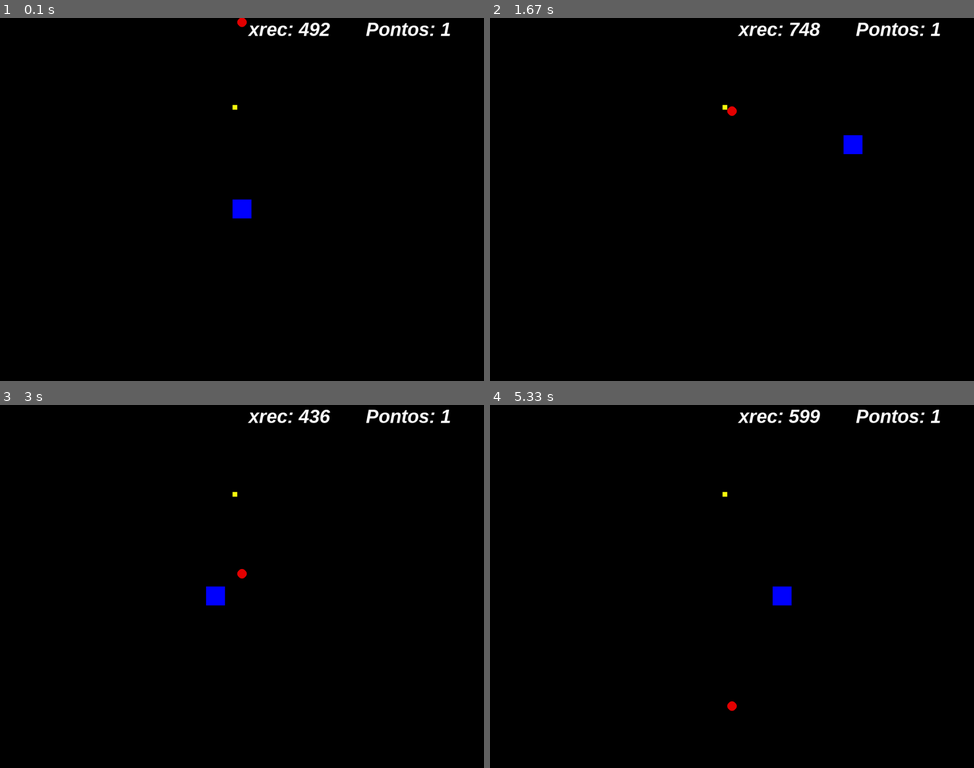
Above: before the commit, frames 1-4 (two rows, left to right).
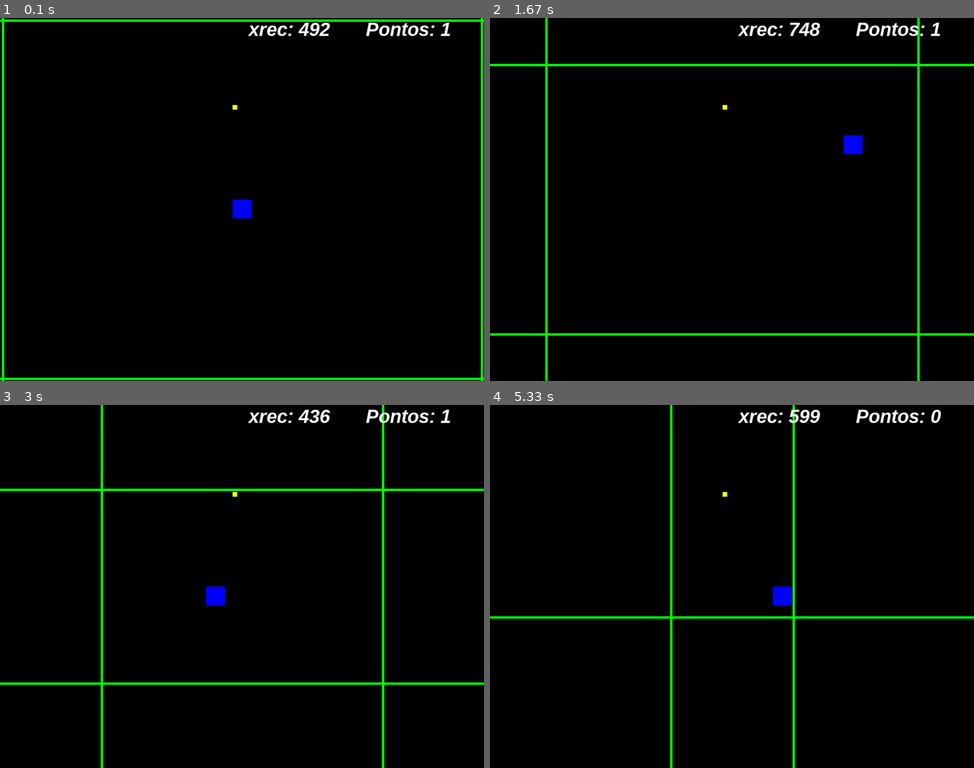
Above: after the commit, the same moments.

Repository: lucastoll/DodgeSquare-Pygame
Game: pygame game, started from DodgeSquare.py
The game is run twice, just before and just after one commit, with the same random seed, the same clock (stepped at 60 frames per second) and the same inputs.
Inputs:
- Up to frame 1 (0.1 s): no input
- Up to frame 2 (1.67 s): hold Right 0.33-0.8 s; hold Up 0.83-1.13 s; hold W 0.83-1.13 s; hold Right 1.17-1.63 s; hold D 1.17-1.63 s
- Up to frame 3 (3 s): hold Left 1.67-2.2 s; hold A 1.67-2.2 s; hold Down 2.23-2.53 s; hold S 2.23-2.53 s; hold Left 2.57-2.97 s; hold A 2.57-2.97 s
- Up to frame 4 (5.33 s): hold Up 3-3.37 s; hold W 3-3.37 s; hold Right 3.4-4.03 s; hold D 3.4-4.03 s; hold Down 4.07-4.43 s; hold S 4.07-4.43 s; hold Left 4.47-4.93 s; hold A 4.47-4.93 s; hold Right from 4.97 s (still down); hold D from 4.97 s (still down)

The runs differ from the first frame. In frame 1, 2.9% of the frame differs, in the area x 0-100%, y 0-100%; in frame 2, 2.7%; in frame 3, 2.6%; in frame 4, 2.2%.

Commit message:
+3 linhas | -circle
linhas em todas as direções feitas.

Diff:
--- a/DodgeSquare.py
+++ b/DodgeSquare.py
@@ -23,18 +23,29 @@
 ycirc = 0
 #Controle linha teste
 xlinha = -1
+xlinha2 = 1023
+xlinha3 = -1
+xlinha4 = -1
+
 ylinha = 0
+ylinha2 = 0
+ylinha3 = 0
 #Controle retângulo player.
 xrec = 492
 yrec = 384
-#Controle retângulo pontuação.
+#Controle retângulo pontuação.ds
 xpontos = 492
 ypontos = 184
 pontos = 1
-timer=0
+
+xlinhuda=0
+ylinhuda=1
+ylinhuda2=altura
+
+timer=6000
 
 while True:
-    clock.tick(500)  # FPS
+    clock.tick(300)  # FPS
     mensagem = f'Pontos: {pontos}' #Pontuação mensagem
     texto_formatado = fonte.render(mensagem, True, (255, 255, 255)) #Renderizar o texto
 
@@ -56,7 +67,6 @@
     tela.fill((0, 0, 0))  # Se não colocar isso os objetos se movem porém o rastro fica todo pintado.
 
     # OBJETOS NA TELA
-    pygame.draw.circle(tela, (230, 0, 0), (xcirc, ycirc), 10)  # TELA (RGB) (X,Y) RAIO
     player = pygame.draw.rect(tela, (0, 0, 255), (xrec, yrec, 40, 40))  # TELA (RGB) (X, Y, LARGURA, ALTURA)
     ponto = pygame.draw.rect(tela, (250, 253, 15), (xpontos, ypontos, 10, 10))
 
@@ -65,16 +75,65 @@
         ycirc = 0
     ycirc += 1  # Cada vez que atualiza o loop o circulo desce um pixel
 
+    #Colisão player x linha
     if xlinha >= largura:  # Linha volta ao começo da tela quando chega ao limite (largura)
         xlinha = 0
-    #Colisão player x linha
+    if xlinha2 <= 0:  # Linha volta ao começo da tela quando chega ao limite (largura)
+        xlinha2 = 1023
+    if xlinha3 >= largura:  # Linha volta ao começo da tela quando chega ao limite (largura)
+        xlinha3 = 0
+    if xlinha4 >= largura:  # Linha volta ao começo da tela quando chega ao limite (largura)
+        xlinha4 = 0
     timer+=1
-    if timer > 1500:
+    #Linha esquerda para direita
+    if timer > 1000:
         linha1 = pygame.draw.rect(tela, (0, 255, 0), (xlinha, ylinha, 5, altura))
         xlinha+=0.6
         if player.colliderect(linha1):
             pontos -= 1
-            xlinha=-100
+            xlinha=-500
+    #Linha direita para esquerda
+    if timer > 2500:
+        linha2 = pygame.draw.rect(tela, (0, 255, 0), (xlinha2, ylinha, 5, altura))
+        xlinha2-=0.6
+        if player.colliderect(linha2):
+            pontos -= 1
+            xlinha2=1500
+    #Linha cima para baixo
+    if timer > 4000:
+        linhuda = pygame.draw.line(tela, (0, 255, 0), [0, ylinhuda], [1024, ylinhuda], 5)
+        ylinhuda += 0.5
+        for c in range(0, 21):
+            c * 0, 1
+            if ylinhuda - c == yrec:
+                pontos -= 1
+                ylinhuda = -500
+        for c in range(0, 6):
+            c * 0, 1
+            if ylinhuda + c == yrec:
+                pontos -= 1
+                ylinhuda = -500
+        if ylinhuda >= altura:  # Linha volta ao começo da tela quando chega ao limite (largura)
+            ylinhuda = 0
+    #Linha baixo para cima
+    if timer > 6000:
+        linhuda2 = pygame.draw.line(tela, (0, 255, 0), [0, ylinhuda2], [1024, ylinhuda2], 5)
+        ylinhuda2 -= 0.5
+        for s in range(0, 21):
+            s * 0, 1
+            if ylinhuda2 - s == yrec:
+                pontos -= 1
+                ylinhuda2 = 1000
+        for s in range(0, 6):
+            s * 0, 1
+            if ylinhuda2 + s == yrec:
+                pontos -= 1
+                ylinhuda2 = 1000
+        if ylinhuda2 <= 0:  # Linha volta ao começo da tela quando chega ao limite (largura)
+            ylinhuda2 = 1000
+
+
+
     #Colisão player x ponto
     if player.colliderect(ponto):
         pontos += 1
